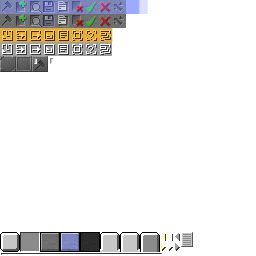
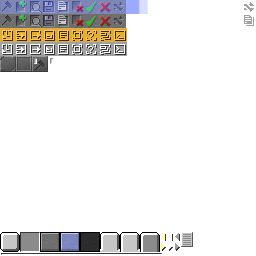
Layer changes from the first 256 × 256 image to the second:
painted on "ovwelay" over [left=111, top=28, right=127, bottom=42]
added layer "图层 #3" in group "icon #1" over [left=114, top=30, right=126, bottom=55]
painted on "bg" over [left=0, top=28, right=127, bottom=56]
added layer "图层" in group "icon" over [left=244, top=2, right=254, bottom=26]
